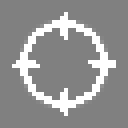
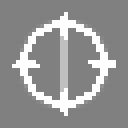
Layered file, before and after one edit (w=128, h=128). Changes by layer:
added layer "Layer 12" (50%) above "Layer 8" over box(60, 36, 68, 92)
